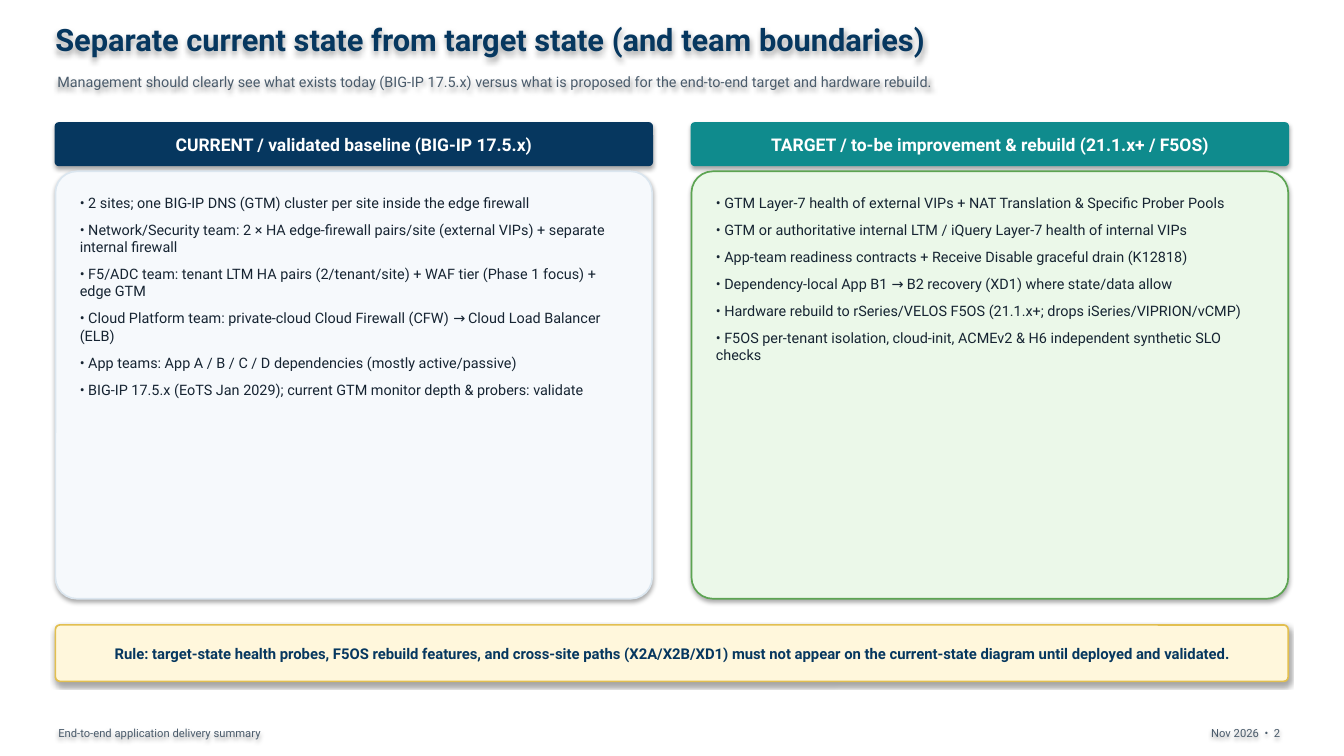
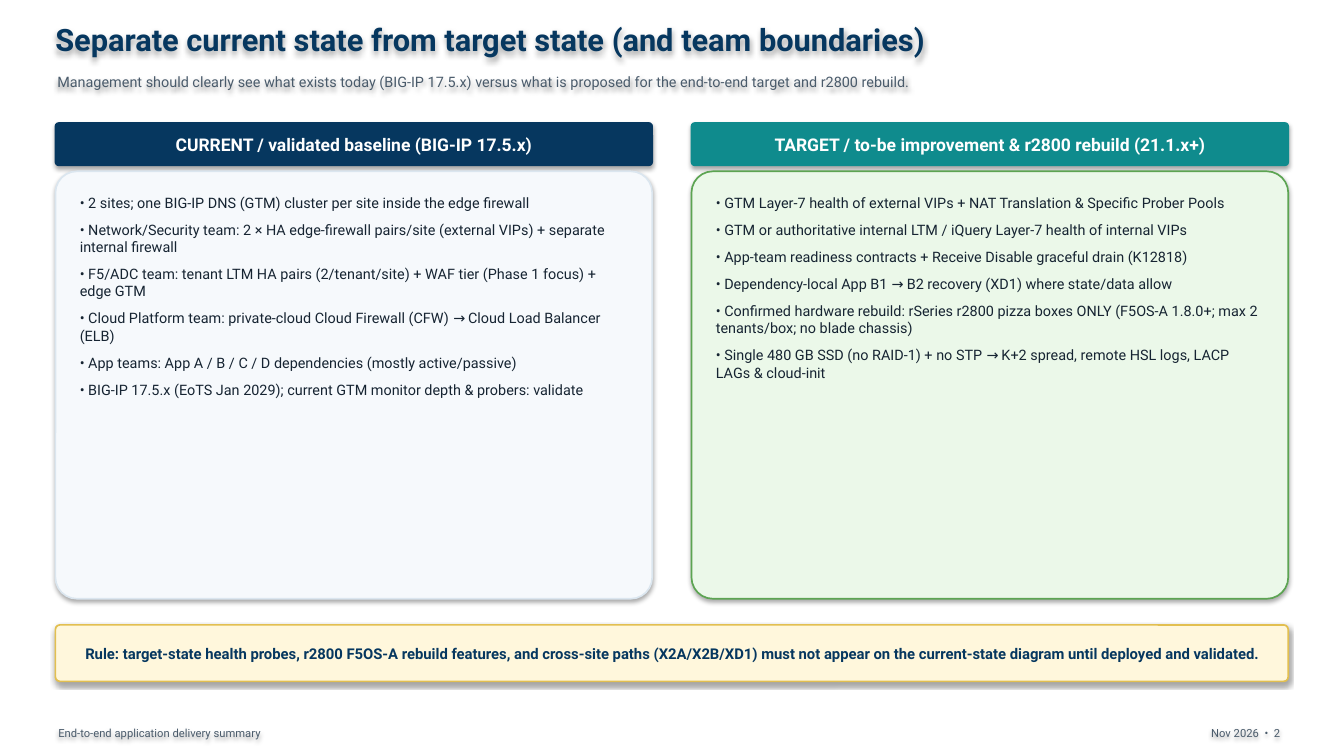
Before and after one commit to jfang88/EnterpriseWAF, a slide deck: slide 2 of management-artifacts/EnterpriseWAF_Management_Summary.pptx. Drawn at 1344x756 pixels with LibreOffice and Linux fonts; fonts in the diff are those of the drawing. Boxes give left, top, right and bottom in pixels: in the first picture for what was removed or moved away, otherwise in the second. Text is boxed around its words. In the diff, an @@ line names an element or a change of style, - is before the commit and + after.

Commit message:
Lock in confirmed r2800 pizza-box standard (no blade chassis), STP/LACP & single-SSD invariants, K+2 sizing, and 4-changes/yr 99.95% budget

```diff
--- a/management-artifacts/EnterpriseWAF_Management_Summary.pptx
+++ b/management-artifacts/EnterpriseWAF_Management_Summary.pptx
@@ text at bbox=[57, 76, 909, 90]: text changed @@
-Management should clearly see what exists today (BIG-IP 17.5.x) versus what is proposed for the end-to-end target and hardware rebuild.
+Management should clearly see what exists today (BIG-IP 17.5.x) versus what is proposed for the end-to-end target and r2800 rebuild.
@@ text in rounded rectangle at bbox=[775, 137, 1205, 155]: text changed @@
-TARGET / to-be improvement & rebuild (21.1.x+ / F5OS)
+TARGET / to-be improvement & r2800 rebuild (21.1.x+)
@@ text in rounded rectangle at bbox=[716, 304, 1258, 378]: text changed @@
-• Hardware rebuild to rSeries/VELOS F5OS (21.1.x+; drops iSeries/VIPRION/vCMP)
-• F5OS per-tenant isolation, cloud-init, ACMEv2 & H6 independent synthetic SLO checks
+• Confirmed hardware rebuild: rSeries r2800 pizza boxes ONLY (F5OS-A 1.8.0+; max 2 tenants/box; no blade chassis)
+• Single 480 GB SSD (no RAID-1) + no STP → K+2 spread, remote HSL logs, LACP LAGs & cloud-init
@@ text in rounded rectangle at bbox=[85, 647, 1259, 662]: text changed @@
-Rule: target-state health probes, F5OS rebuild features, and cross-site paths (X2A/X2B/XD1) must not appear on the current-state diagram until deployed and validated.
+Rule: target-state health probes, r2800 F5OS-A rebuild features, and cross-site paths (X2A/X2B/XD1) must not appear on the current-state diagram until deployed and validated.
```
Also in this commit, not shown: 5 other slides changed, 16 other files.
